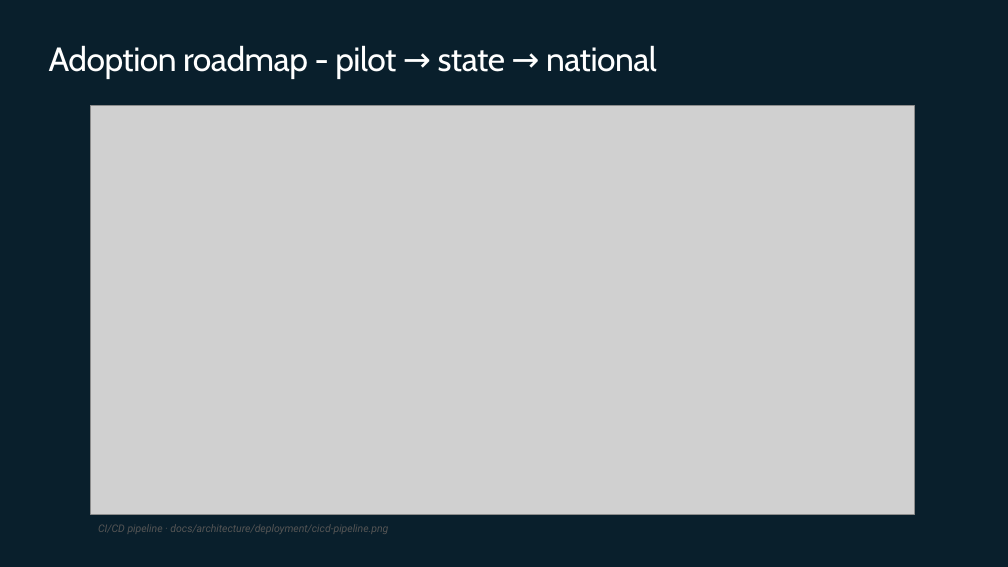
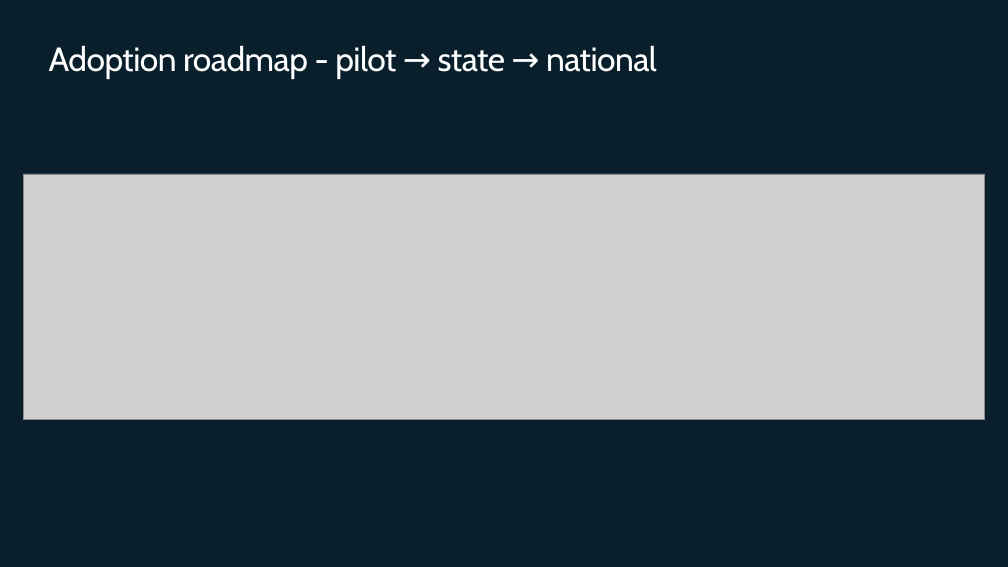
Before and after one commit to johnbilliris/ama, a slide deck: slide 32 of docs/ama-presentation/AMA_Capstone_Disaster_Response_Hub.pptx (slide 30 before the commit). Drawn at 1008x567 pixels with LibreOffice and Linux fonts; fonts in the diff are those of the drawing; grey boxes stand for pictures; background and template pictures are left out. Boxes give left, top, right and bottom in pixels: in the first picture for what was removed or moved away, otherwise in the second. Text is boxed around its words. In the diff, an @@ line names an element or a change of style, - is before the commit and + after.

```diff
--- a/docs/ama-presentation/AMA_Capstone_Disaster_Response_Hub.pptx
+++ b/docs/ama-presentation/AMA_Capstone_Disaster_Response_Hub.pptx
@@ picture: place and size @@
-picture at bbox=[91, 106, 915, 514]
+picture at bbox=[23, 174, 985, 419]
@@ text removed at bbox=[98, 524, 388, 534] @@
-CI/CD pipeline · docs/architecture/deployment/cicd-pipeline.png
```
Also in this commit, not shown: 1 other slide changed, 2 slides added, 19 other files.
